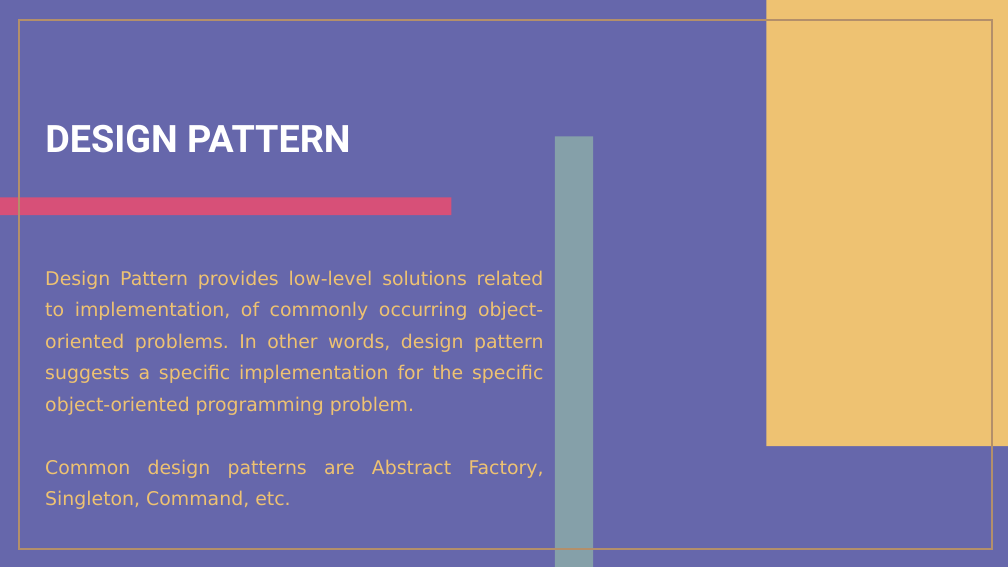
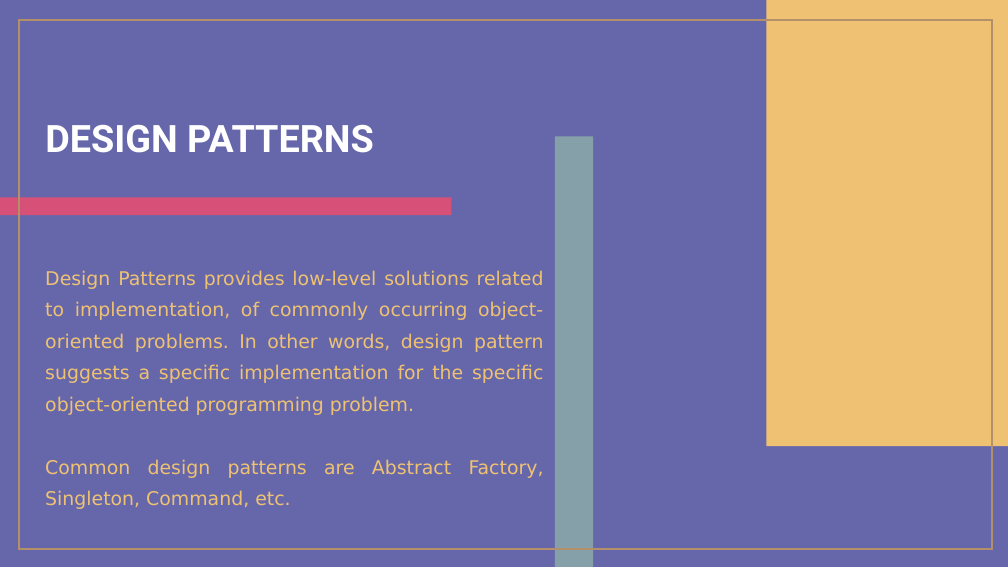
Before and after one commit to jatinrdave/SOLIDPRINCIPLESDEMO, a slide deck: slide 4 of SOLID PRINCIPLES.pptx. Drawn at 1008x567 pixels with LibreOffice and Linux fonts; fonts in the diff are those of the drawing. Boxes give left, top, right and bottom in pixels: in the first picture for what was removed or moved away, otherwise in the second. Text is boxed around its words. In the diff, an @@ line names an element or a change of style, - is before the commit and + after.

```diff
--- a/SOLID PRINCIPLES.pptx
+++ b/SOLID PRINCIPLES.pptx
@@ title at <box>45,125,374,153</box>: text changed @@
-DESIGN PATTERN
+DESIGN PATTERNS
@@ text at <box>45,270,544,415</box>: text changed @@
-Design Pattern provides low-level solutions related to implementation, of commonly occurring object-oriented problems. In other words, design pattern suggests a specific implementation for the specific object-oriented programming problem.
+Design Patterns provides low-level solutions related to implementation, of commonly occurring object-oriented problems. In other words, design pattern suggests a specific implementation for the specific object-oriented programming problem.
```
Also in this commit, not shown: 10 other slides changed, 8 other files.
